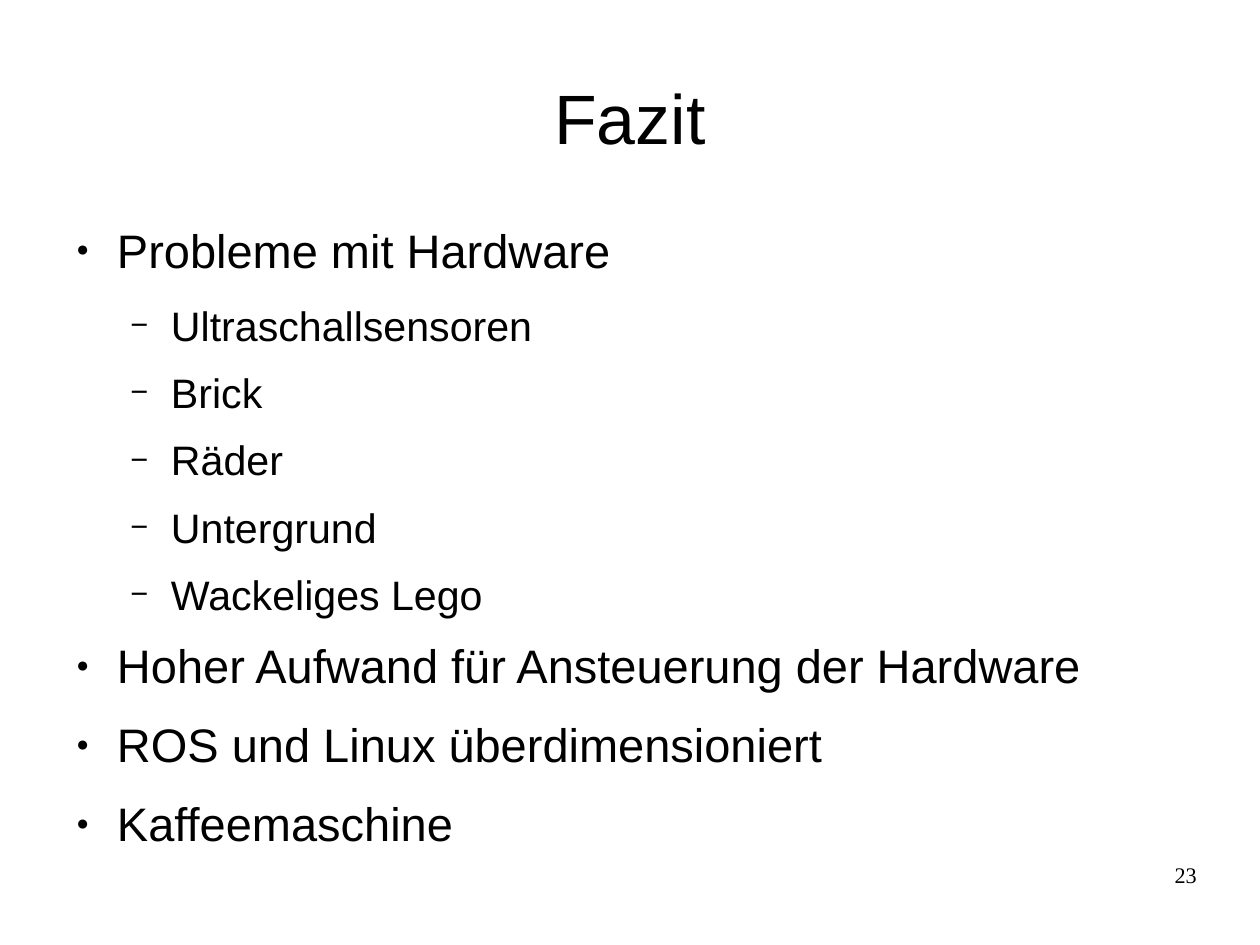
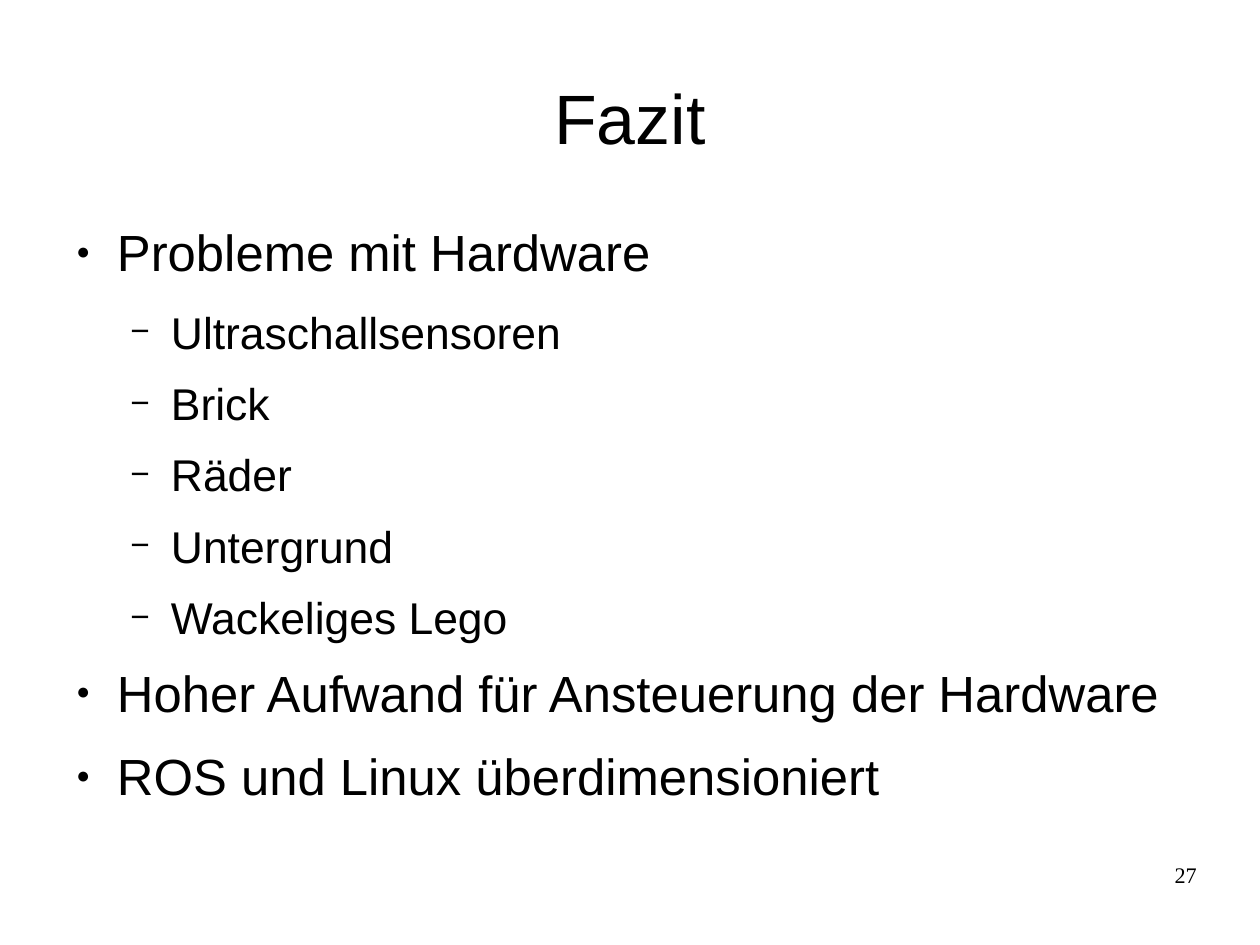
Before and after one commit to Smart-Minotaur/nxt_minotaur, a slide deck: slide 27 of doc/Präsentation.odp (slide 23 before the commit). Drawn at 1260x945 pixels with LibreOffice and Linux fonts; fonts in the diff are those of the drawing. Boxes give left, top, right and bottom in pixels: in the first picture for what was removed or moved away, otherwise in the second. Text is boxed around its words. In the diff, an @@ line names an element or a change of style, - is before the commit and + after.

```diff
--- a/doc/Präsentation.odp
+++ b/doc/Präsentation.odp
@@ text at [117, 234, 1158, 796]: paragraph removed @@
-● Kaffeemaschine
@@ text "Probleme mit Hardware" at [117, 234, 1158, 796]: size 29.6 to 32 pt in "Probleme mit Hardware", "Hoher Aufwand für Ansteuerung der Hardware", "ROS und Linux überdimensioniert"; size 25.9 to 28 pt in "Ultraschallsensoren", "Brick", "Räder", "Untergrund" and 1 more places @@
@@ page number at [1175, 868, 1197, 883]: text changed @@
-23
+27
```
Also in this commit, not shown: 7 slides added, 3 slides removed, 1 other file.
